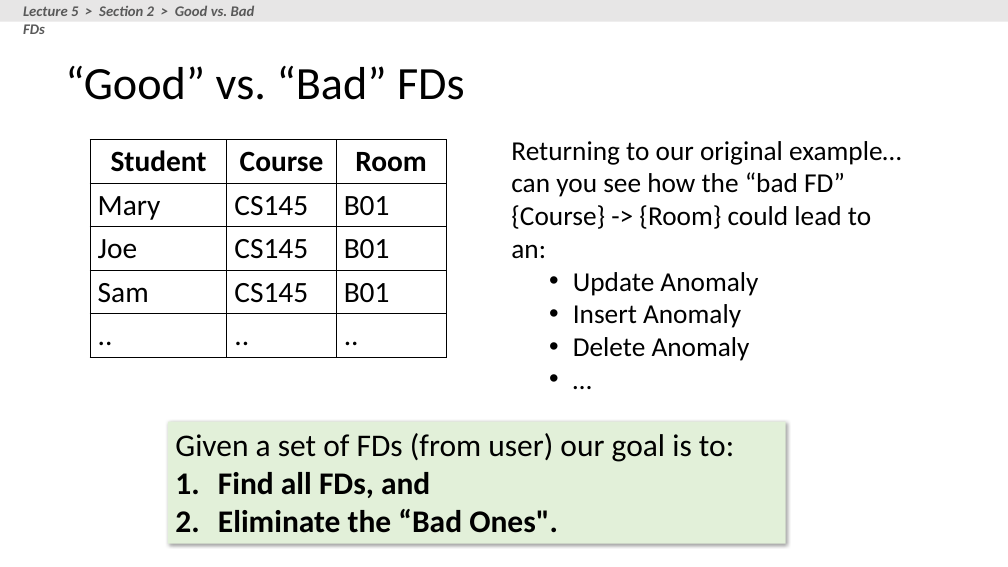
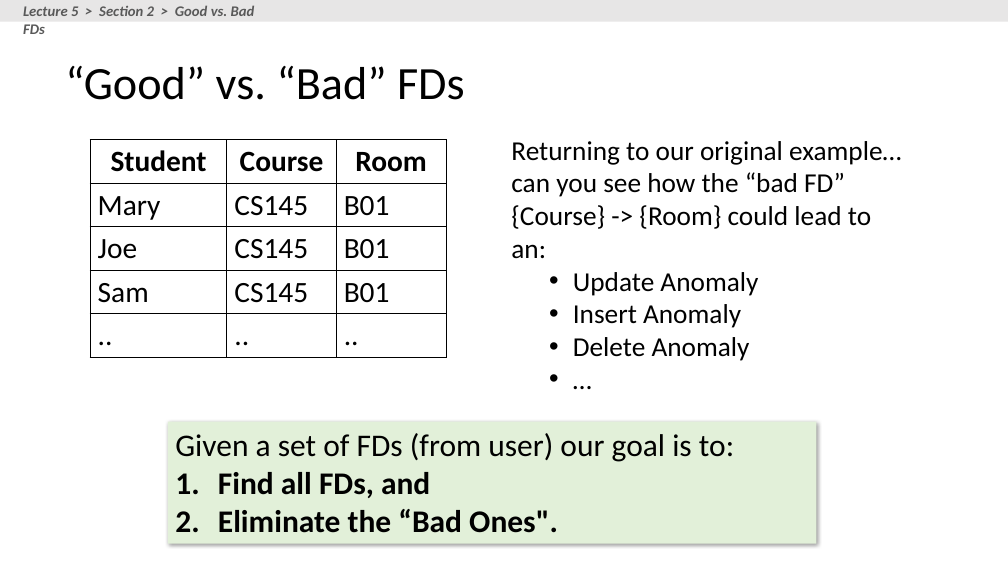
Before and after one commit to XIEQ/cs145-notebooks, a slide deck: slide 35 of lecture-5-7/Lecture_5_7_DB_Design.pptx (slide 32 before the commit). Drawn at 1008x567 pixels with LibreOffice and Linux fonts; fonts in the diff are those of the drawing. Boxes give left, top, right and bottom in pixels: in the first picture for what was removed or moved away, otherwise in the second. Text is boxed around its words. In the diff, an @@ line names an element or a change of style, - is before the commit and + after.

```diff
--- a/lecture-5-7/Lecture_5_7_DB_Design.pptx
+++ b/lecture-5-7/Lecture_5_7_DB_Design.pptx
@@ rectangle "Given a set of FDs ...": place and size @@
-rectangle "Given a set of FDs ..." at (168,422,786,544)
+rectangle "Given a set of FDs ..." at (168,422,817,544)
```
Also in this commit, not shown: 12 other slides changed, 4 slides added, 1 slide removed, 7 other files.
